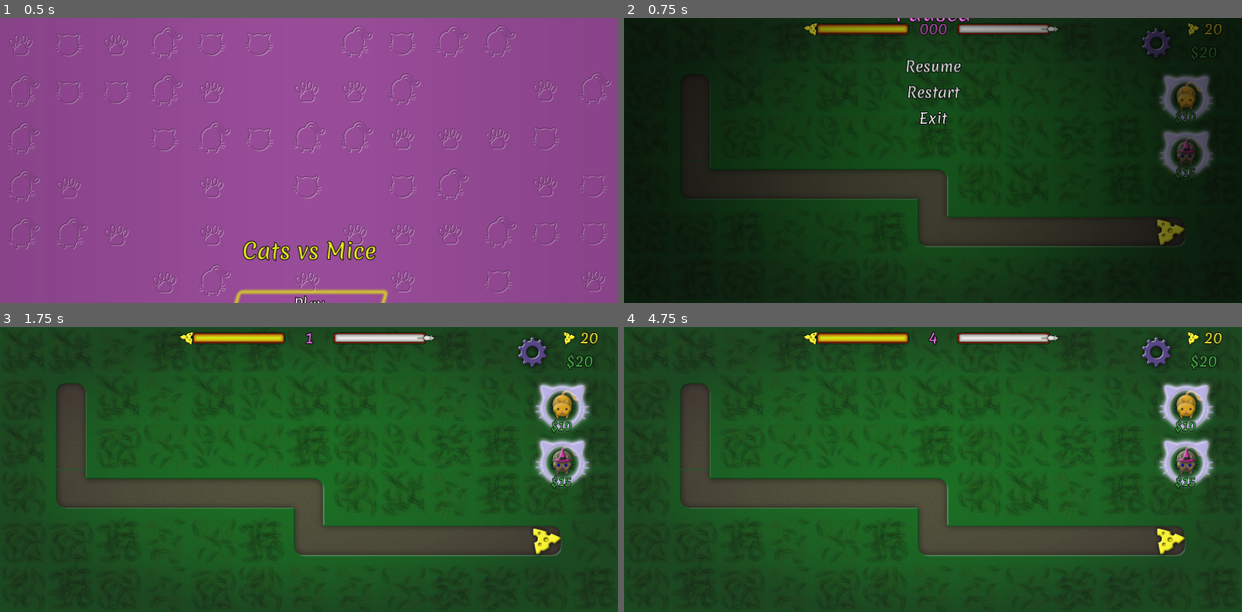
Above: before the commit, frames 1-4 (two rows, left to right).
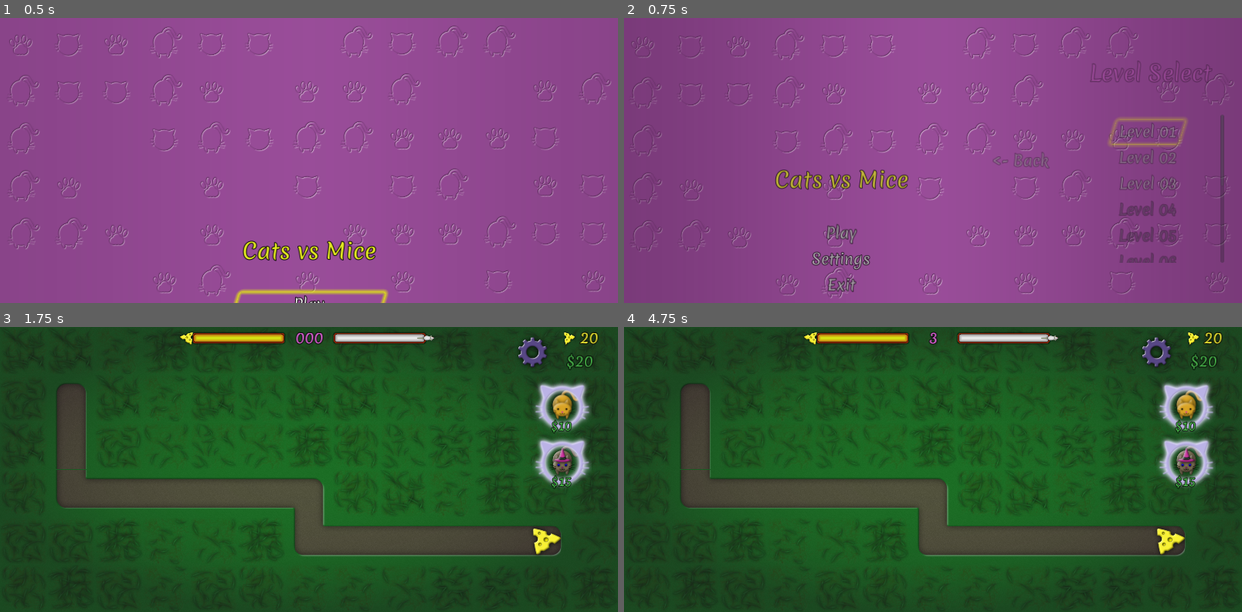
Above: after the commit, the same moments.

Repository: vibrunazo/godot-cats
Game: Godot game, scene res://scenes/maps/MainScene.tscn
Same seed, same stepped clock (60 frames per second), same inputs: the game is played once before the commit and once after it. Sound files missing from this copy of the repository are replaced by a short silence.
Inputs (mouse positions are in pixels of both pictures, inside the frame that each line leads up to):
- Up to frame 1 (0.5 s): no input
- Up to frame 2 (0.75 s): tap Enter (ui_accept) at 0.5 s; move the mouse to (1068, 146) at 0.52 s; click (1068, 146) at 0.67 s
- Up to frame 3 (1.75 s): tap Enter (ui_accept) at 0.77 s; click "$10" at 1.25 s
- Up to frame 4 (4.75 s): click "$15" at 2 s; click "$10" at 2.75 s; click "$15" at 3.5 s; click "$10" at 4.25 s

Frame 1 is identical in both runs. In frame 2, 100% of the frame differs, in the area x 0-100%, y 0-100%; in frame 3, 0.1%; in frame 4, less than 0.1%.

Commit message:
can pause with P or ESC

Diff:
--- a/project.godot
+++ b/project.godot
@@ -93,6 +93,12 @@
 , Object(InputEventMouseButton,"resource_local_to_scene":false,"resource_name":"","device":0,"alt":false,"shift":false, …(202 unchanged characters)…
  ]
 }
+pause={
+"deadzone": 0.5,
+"events": [ Object(InputEventKey,"resource_local_to_scene":false,"resource_name":"","device":0,"alt":false,"shift":false,"control":false,"meta":false,"command":false,"pressed":false,"scancode":0,"physical_scancode":80,"unicode":0,"echo":false,"script":null)
+, Object(InputEventKey,"resource_local_to_scene":false,"resource_name":"","device":0,"alt":false,"shift":false,"control":false,"meta":false,"command":false,"pressed":false,"scancode":0,"physical_scancode":16777217,"unicode":0,"echo":false,"script":null)
+ ]
+}
 
 [physics]
 
--- a/scenes/MainScene.gd
+++ b/scenes/MainScene.gd
@@ -15,19 +15,17 @@
 #		var button: ToolButton = b
 #		print("found level button %s" % b.get_name())
 		b.connect("pressed", self, "level_pressed", [b.get_name()])
-		b.connect("button_down", self, "level_down", [b.get_name()])
+		b.connect("button_down", self, "level_pressed", [b.get_name()])
+		b.connect("focus_entered", self, "level_pressed", [b.get_name()])
 
 func play_selected_level():
 	get_tree().change_scene("res://scenes/maps/%s.tscn" % selected)
 
-func _input(event):
+func _unhandled_input(event):
 	if event.is_action_pressed("ui_accept") and state == State.LEVEL_SELECT:
 		play_selected_level()
 
 func level_pressed(name: String):
-	selected = name
-
-func level_down(name: String):
 	selected = name
 
 func _on_ResumeButton_pressed():
--- a/scenes/maps/Map.gd
+++ b/scenes/maps/Map.gd
@@ -184,7 +184,9 @@
 	if is_instance_valid(cat_selected):
 		cat_selected.on_map_coins_changed(coins)
 
-#func _unhandled_input(event):
+func _unhandled_input(event):
+	if event.is_action_pressed("pause"):
+		toggle_pause()
 #	print('new event %s' % event)
 
 
